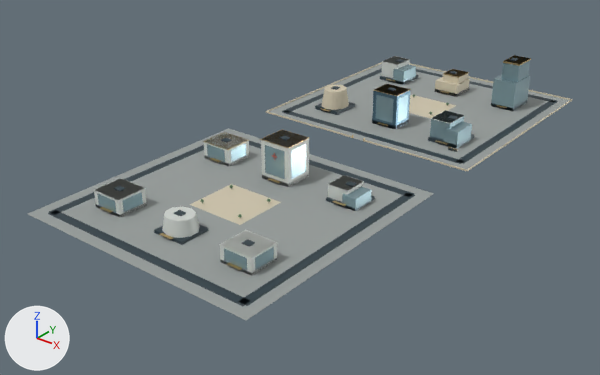
A saved change to the glTF model web/public/assets/3d/ampliworld/GC-CITY-2030/GC-TILE-09-16.glb.
Camera for both pictures: a 50 mm camera at (-605.0, -1845.0, 444.0) aimed at (-1230.0, -1063.0, -40.0). Lighting does not change. The marker at lower left points along +X, +Y and +Z. The picture after the commit comes second. Where no turn or scale is listed for an object, it has been applied to the vertices. Vertices at exactly the same position are counted once.

Script lines for the objects in view, before the commit:
```python
ob_gc_tile_09_16_blue = bpy.data.objects.new('GC-TILE-09-16-blue', me_mesh_8)
ob_gc_tile_09_16_blue.location = (0.0, 0.0, 0.0)
ob_gc_tile_09_16_dark = bpy.data.objects.new('GC-TILE-09-16-dark', me_mesh_1)
ob_gc_tile_09_16_dark.location = (0.0, 0.0, 0.0)
ob_gc_tile_09_16_glass = bpy.data.objects.new('GC-TILE-09-16-glass', me_mesh_7)
ob_gc_tile_09_16_glass.location = (0.0, 0.0, 0.0)
ob_gc_tile_09_16_gold = bpy.data.objects.new('GC-TILE-09-16-gold', me_mesh_5)
ob_gc_tile_09_16_gold.location = (0.0, 0.0, 0.0)
ob_gc_tile_09_16_ivory = bpy.data.objects.new('GC-TILE-09-16-ivory', me_mesh_2)
ob_gc_tile_09_16_ivory.location = (0.0, 0.0, 0.0)
ob_gc_tile_09_16_paving = bpy.data.objects.new('GC-TILE-09-16-paving', me_mesh_0)
ob_gc_tile_09_16_paving.location = (0.0, 0.0, 0.0)
ob_gc_tile_09_16_white = bpy.data.objects.new('GC-TILE-09-16-white', me_mesh_6)
ob_gc_tile_09_16_white.location = (0.0, 0.0, 0.0)
```
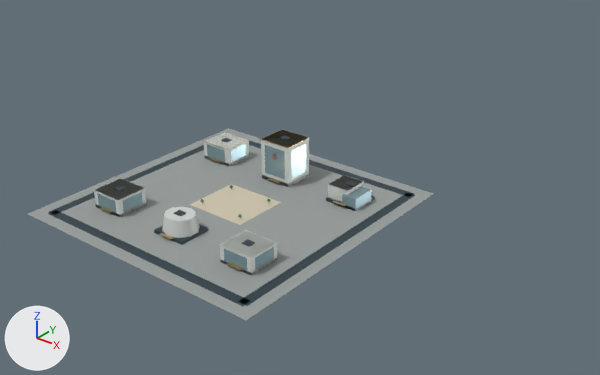
Boxes [x1, y1, x2, y2] around the edits, measured in the pictures (600 x 375 px):
'GC-TILE-09-16-paving', reshaped (25% narrower, 25% shorter): before [28, 64, 570, 320]; after [28, 128, 434, 320]
'GC-TILE-09-16-dark', reshaped (28% narrower, 31% shorter): before [48, 58, 558, 306]; after [48, 135, 415, 306]
'GC-TILE-09-16-glass', reshaped (36% narrower, 41% shorter): before [97, 55, 530, 271]; after [97, 143, 372, 271]
'GC-TILE-09-16-white', reshaped (27% narrower, 33% shorter): before [94, 56, 465, 276]; after [94, 130, 364, 276]
'GC-TILE-09-16-ivory', reshaped (76% narrower, 74% shorter): before [190, 62, 572, 225]; after [190, 184, 281, 225]
'GC-TILE-09-16-gold', reshaped (43% narrower, 35% shorter): before [101, 55, 531, 270]; after [101, 130, 346, 270]
'GC-TILE-09-16-blue', deleted (blue): before [372, 84, 410, 129]
part 1 of me_mesh_0, deleted: before [269, 64, 570, 169]
part 2 of me_mesh_1, deleted: before [282, 58, 558, 164]
part 3 of me_mesh_2, deleted: before [266, 62, 572, 171]
part 4 of me_mesh_6, deleted: before [381, 56, 410, 78]
part 5 of me_mesh_6, deleted: before [382, 56, 409, 65]
part 6 of me_mesh_6, deleted: before [431, 111, 465, 124]
part 7 of me_mesh_5, deleted: before [321, 55, 531, 150]
part 8 of me_mesh_7, deleted: before [376, 55, 530, 149]

Patch to the scene script:
```diff
--- a/web/public/assets/3d/ampliworld/GC-CITY-2030/GC-TILE-09-16.glb.py
+++ b/web/public/assets/3d/ampliworld/GC-CITY-2030/GC-TILE-09-16.glb.py
@@ me_mesh_0 @@
 # used by ob_gc_tile_09_16_paving; location = (0.0, 0.0, 0.0)
-me_mesh_0.from_pydata(...)  # 16 vertices, 24 faces; spans x -1379.0..-1041.0, y -1379.0..-621.0, z 0.0
+me_mesh_0.from_pydata(...)  # 8 vertices, 12 faces; spans x -1379.0..-1041.0, y -1379.0..-1041.0, z 0.0
+# me_mesh_0 part 1: the loose piece of 8 vertices spanning x -1379.0..-1041.0, y -959.0..-621.0, z 0.0 is deleted
 me_mesh_0.materials.append(mat_paving)
@@ me_mesh_1 @@
 # used by ob_gc_tile_09_16_dark; location = (0.0, 0.0, 0.0)
-me_mesh_1.from_pydata(...)  # 264 vertices, 396 faces; spans x -1364.0..-1056.0, y -1364.0..-636.0, z 0.0..72.0
+me_mesh_1.from_pydata(...)  # 128 vertices, 192 faces; spans x -1364.0..-1056.0, y -1364.0..-1056.0, z 0.0..54.0
+# me_mesh_1 part 2: 17 loose pieces with 136 vertices, spanning x -1364.0..-1056.0, y -944.0..-636.0, z 0.0..72.0, are deleted
 me_mesh_1.materials.append(mat_dark)
@@ me_mesh_2 @@
 # used by ob_gc_tile_09_16_ivory; location = (0.0, 0.0, 0.0)
-me_mesh_2.from_pydata(...)  # 94 vertices, 148 faces; spans x -1380.0..-1040.0, y -1246.0..-620.0, z 0.0..32.0
+me_mesh_2.from_pydata(...)  # 8 vertices, 12 faces; spans x -1250.0..-1170.0, y -1246.0..-1174.0, z 0.0
+# me_mesh_2 part 3: 9 loose pieces with 86 vertices, spanning x -1380.0..-1040.0, y -960.0..-620.0, z 0.0..32.0, are deleted
 me_mesh_2.materials.append(mat_ivory)
@@ me_mesh_5 @@
 # used by ob_gc_tile_09_16_gold; location = (0.0, 0.0, 0.0)
-me_mesh_5.from_pydata(...)  # 364 vertices, 588 faces; spans x -1332.0..-1081.0, y -1322.0..-676.0, z 0.0..71.0
+me_mesh_5.from_pydata(...)  # 130 vertices, 216 faces; spans x -1332.0..-1101.0, y -1322.0..-1098.0, z 4.0..53.0
+# me_mesh_5 part 7: 24 loose pieces with 234 vertices, spanning x -1328.0..-1081.0, y -960.0..-676.0, z 0.0..71.0, are deleted
 me_mesh_5.materials.append(mat_gold)
@@ me_mesh_6 @@
 # used by ob_gc_tile_09_16_white; location = (0.0, 0.0, 0.0)
-me_mesh_6.from_pydata(...)  # 110 vertices, 172 faces; spans x -1333.0..-1088.0, y -1318.0..-679.0, z 0.0..53.0
+me_mesh_6.from_pydata(...)  # 86 vertices, 136 faces; spans x -1332.0..-1088.0, y -1318.0..-1098.0, z 0.0..53.0
+# me_mesh_6 part 4: the loose piece of 8 vertices spanning x -1333.0..-1303.0, y -717.0..-679.0, z 0.0..30.0 is deleted
+# me_mesh_6 part 5: the loose piece of 8 vertices spanning x -1333.0..-1302.0, y -717.0..-679.0, z 30.0 is deleted
+# me_mesh_6 part 6: the loose piece of 8 vertices spanning x -1133.0..-1103.0, y -898.0..-858.0, z 31.0..32.0 is deleted
 me_mesh_6.materials.append(mat_white)
@@ me_mesh_7 @@
 # used by ob_gc_tile_09_16_glass; location = (0.0, 0.0, 0.0)
-me_mesh_7.from_pydata(...)  # 208 vertices, 312 faces; spans x -1332.0..-1088.0, y -1318.0..-673.0, z 0.0..71.0
+me_mesh_7.from_pydata(...)  # 136 vertices, 204 faces; spans x -1332.0..-1088.0, y -1318.0..-1098.0, z 0.0..47.0
+# me_mesh_7 part 8: 9 loose pieces with 72 vertices, spanning x -1307.0..-1088.0, y -903.0..-673.0, z 0.0..71.0, are deleted
 me_mesh_7.materials.append(mat_glass)
@@ ob_gc_tile_09_16_blue @@
-ob_gc_tile_09_16_blue = bpy.data.objects.new('GC-TILE-09-16-blue', me_mesh_8)
-ob_gc_tile_09_16_blue.location = (0.0, 0.0, 0.0)
```
